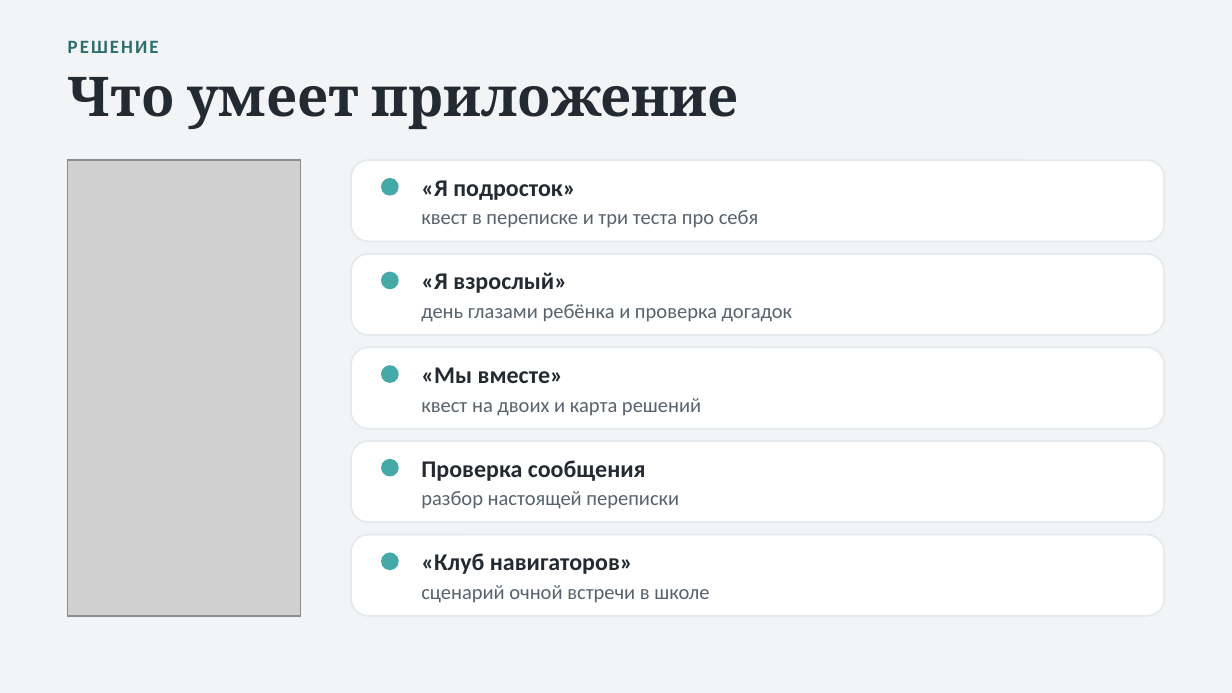
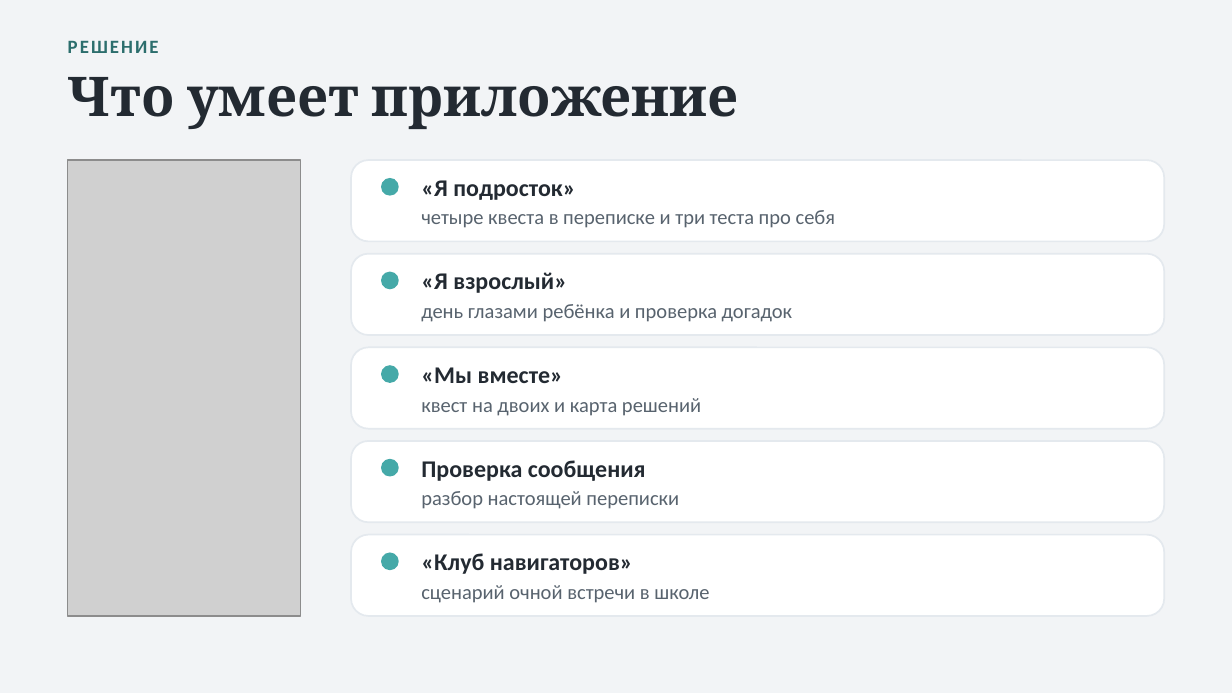
Before and after one commit to Levalnik0/proekt-eho, a slide deck: slide 4 of Проект_Эхо_презентация.pptx. Drawn at 1232x693 pixels with LibreOffice and Linux fonts; fonts in the diff are those of the drawing; grey boxes stand for pictures. Boxes give left, top, right and bottom in pixels: in the first picture for what was removed or moved away, otherwise in the second. Text is boxed around its words. In the diff, an @@ line names an element or a change of style, - is before the commit and + after.

```diff
--- a/Проект_Эхо_презентация.pptx
+++ b/Проект_Эхо_презентация.pptx
@@ text at <box>421,210,835,228</box>: text changed @@
-квест в переписке и три теста про себя
+четыре квеста в переписке и три теста про себя
```
Also in this commit, not shown: 2 other slides changed, 3 other files.
